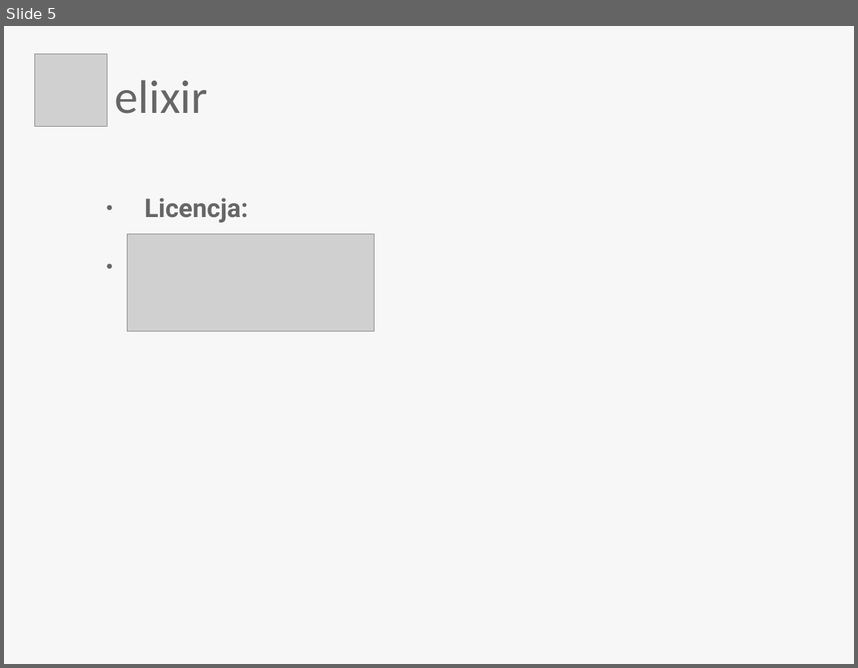
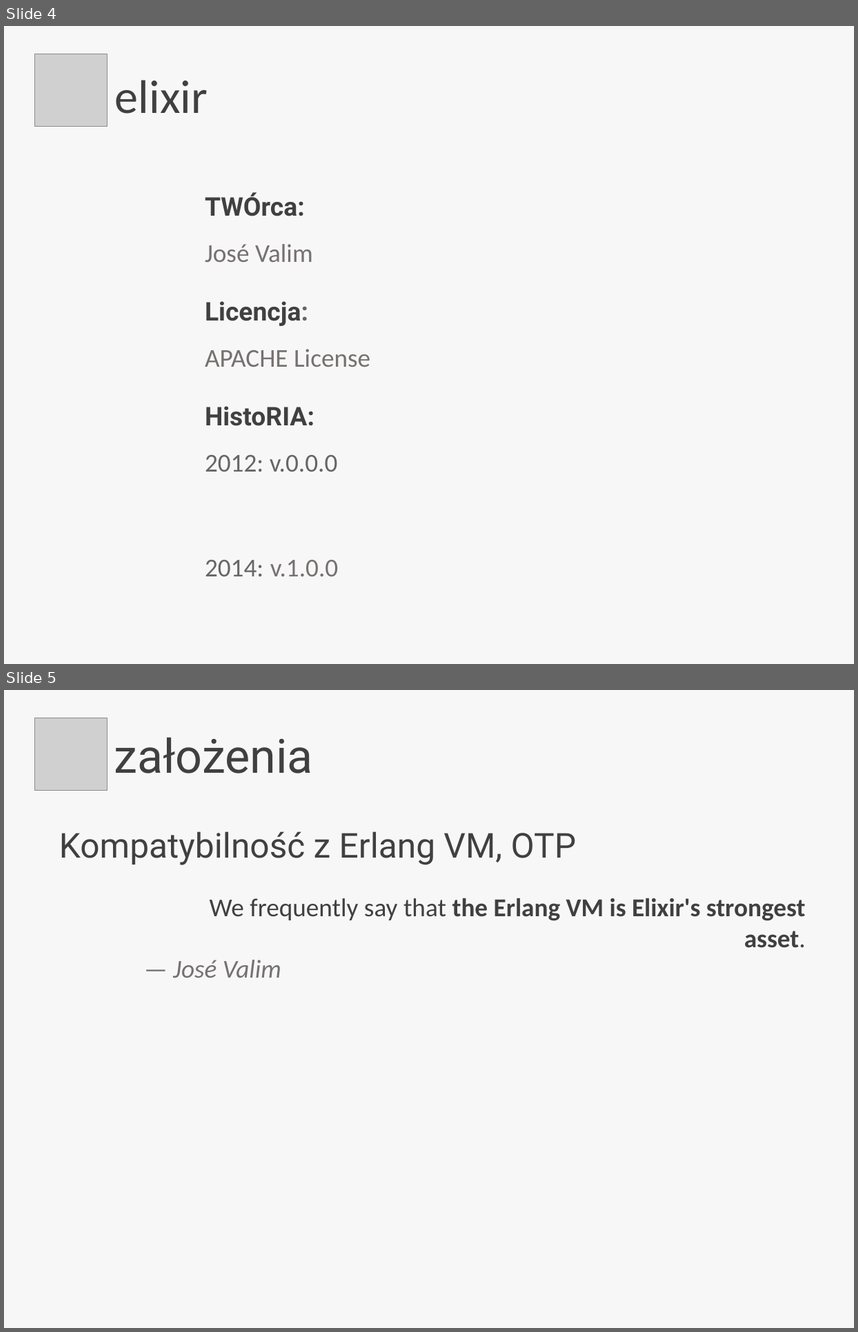
Before and after one commit to QuirkOo/secret-elixir, a slide deck: elixir.odp. Shown one above the other, each under a label of ours: slide 5 before the commit, slides 4 and 5 after it. The pictures are 858x668 and 858x1332 pixels, drawn with LibreOffice and Linux fonts; fonts in the diff are those of the drawing; grey boxes stand for pictures; background and template pictures are left out. Boxes give left, top, right and bottom in pixels: in the first picture for what was removed or moved away, otherwise in the second. Text is boxed around its words. In the diff, an @@ line names an element or a change of style, - is before the commit and + after.

```diff
--- a/elixir.odp
+++ b/elixir.odp
@@ slide 5 added at box(4, 690, 854, 1328), background #F7F7F7 @@
@@ picture added at box(35, 718, 107, 790) @@
@@ title added at box(114, 737, 313, 773), 44 pt, text #404040 @@
+założenia
@@ subtitle added at box(59, 831, 577, 865), 32 pt, text #404040 @@
+Kompatybilność z Erlang VM, OTP
@@ text added at box(173, 898, 806, 978), 24 pt, text #404040, bold @@
+We frequently say that the Erlang VM is Elixir's strongest asset.
+— José Valim
@@ what was slide 5 is now slide 4 @@
@@ slide 4 changed as well @@
@@ title "elixir" at box(115, 80, 208, 114): text colour #666666 to #404040 @@
@@ text removed at box(145, 198, 248, 223) @@
-● Licencja:
-● APACHE License
@@ text added at box(205, 192, 370, 577), 24 pt, text #767171 @@
+TWÓrca: José Valim
+Licencja: APACHE License
+HistoRIA: 2012: v.0.0.0
+2014: v.1.0.0
@@ picture removed at box(128, 234, 375, 332) @@
```
Also in this commit, not shown: 3 other slides changed, 1 slide removed.
